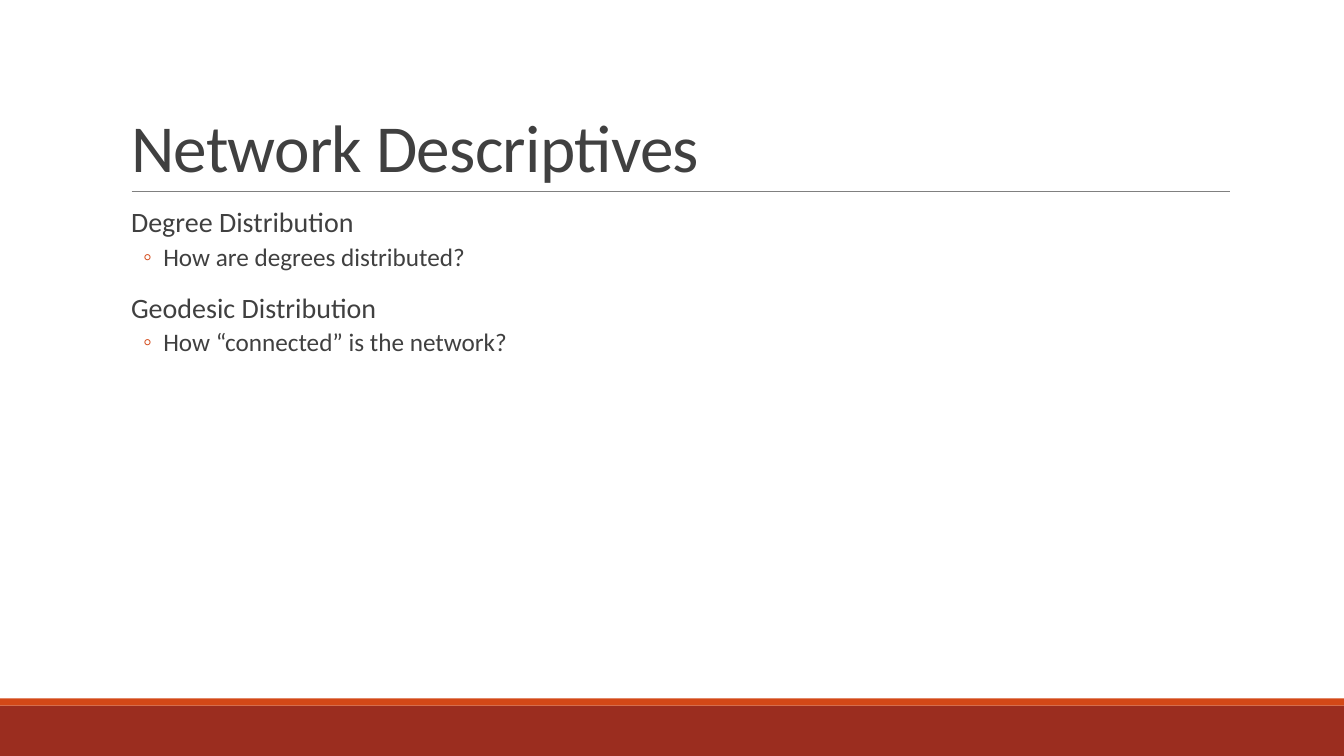
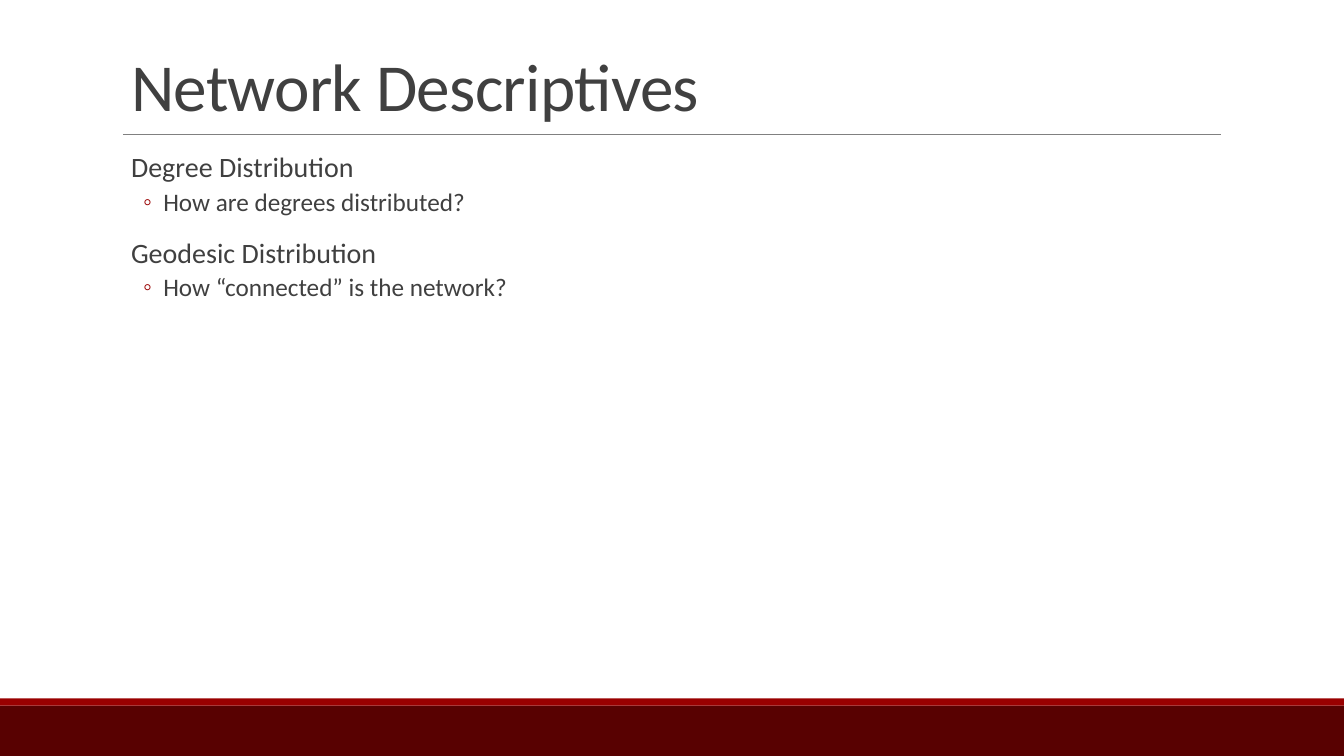
Before and after one commit to ebey/sunbelt2015, a slide deck: slide 9 of statnetWeb_slides.pptx. Drawn at 1344x756 pixels with LibreOffice and Linux fonts; fonts in the diff are those of the drawing. Boxes give left, top, right and bottom in pixels: in the first picture for what was removed or moved away, otherwise in the second. Text is boxed around its words. In the diff, an @@ line names an element or a change of style, - is before the commit and + after.

```diff
--- a/statnetWeb_slides.pptx
+++ b/statnetWeb_slides.pptx
@@ title "Network Descriptives": place and size @@
-title "Network Descriptives" at box(131, 125, 699, 183)
+title "Network Descriptives" at box(131, 64, 699, 122)
@@ text "Degree Distribution": place and size @@
-text "Degree Distribution" at box(131, 212, 507, 351)
+text "Degree Distribution" at box(131, 157, 507, 296)
@@ text "Degree Distribution" at box(131, 157, 507, 296): bullet colour #D34817 to #990000 @@
@@ line moved from (132, 192) - (1231, 192) to (123, 135) - (1222, 135) @@
@@ rectangle at box(0, 706, 1344, 756): fill #9B2D1F to #580101 @@
@@ rectangle at box(0, 699, 1344, 706): fill #D34817 to #990000 @@
```
Also in this commit, not shown: 12 other slides changed, 3 other files.
